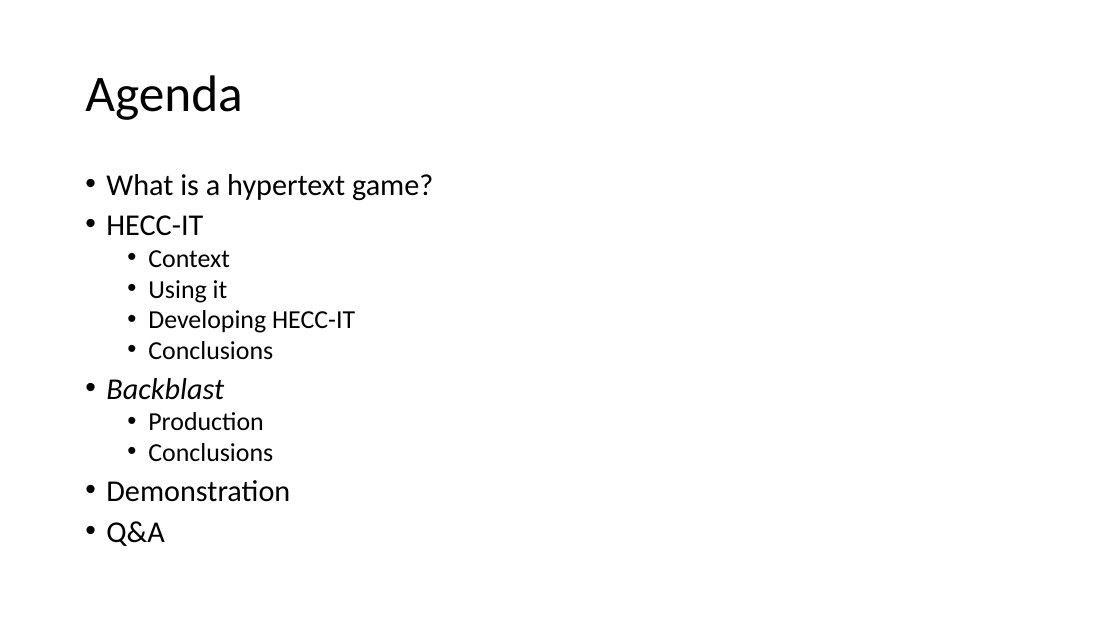
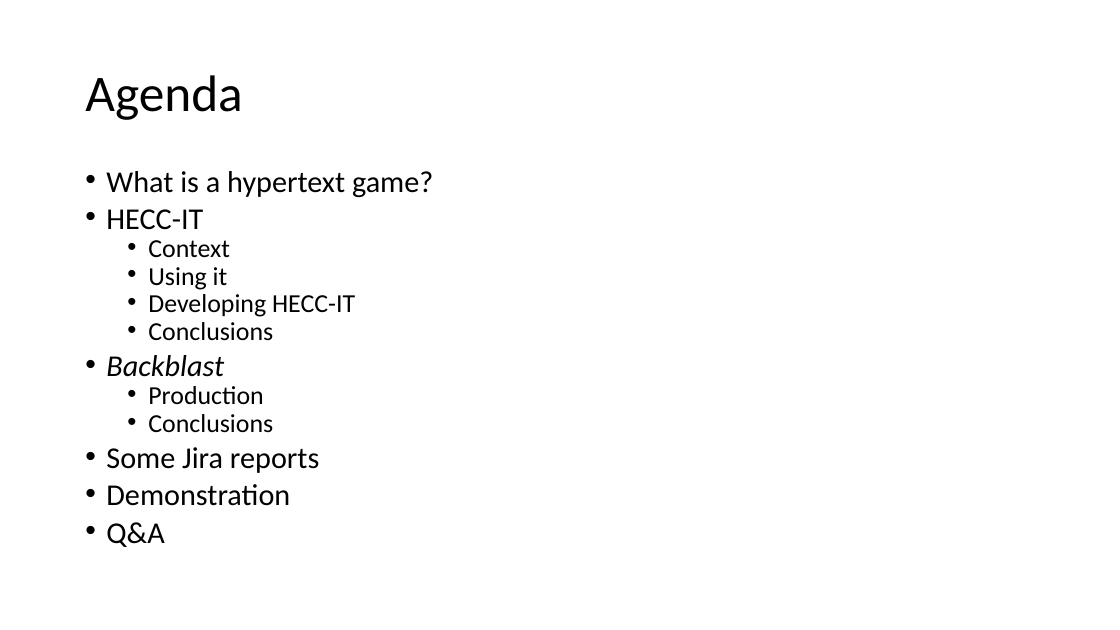
Before and after one commit to 11BelowStudio/HECC-IT, a slide deck: slide 2 of Reports n such/PDO presentation.pptx. Drawn at 1120x630 pixels with LibreOffice and Linux fonts; fonts in the diff are those of the drawing. Boxes give left, top, right and bottom in pixels: in the first picture for what was removed or moved away, otherwise in the second. Text is boxed around its words. In the diff, an @@ line names an element or a change of style, - is before the commit and + after.

Commit message:
Finished writing the presentation itself. Time to prepare the demonstration .hecc files.

```diff
--- a/Reports n such/PDO presentation.pptx
+++ b/Reports n such/PDO presentation.pptx
@@ text at box(106, 171, 433, 547): line spacing 0.8 to 0.7 @@
@@ text at box(106, 447, 319, 473): paragraph added @@
+• Some Jira reports
```
Also in this commit, not shown: 5 other slides changed, 12 slides added, 7 other files.
